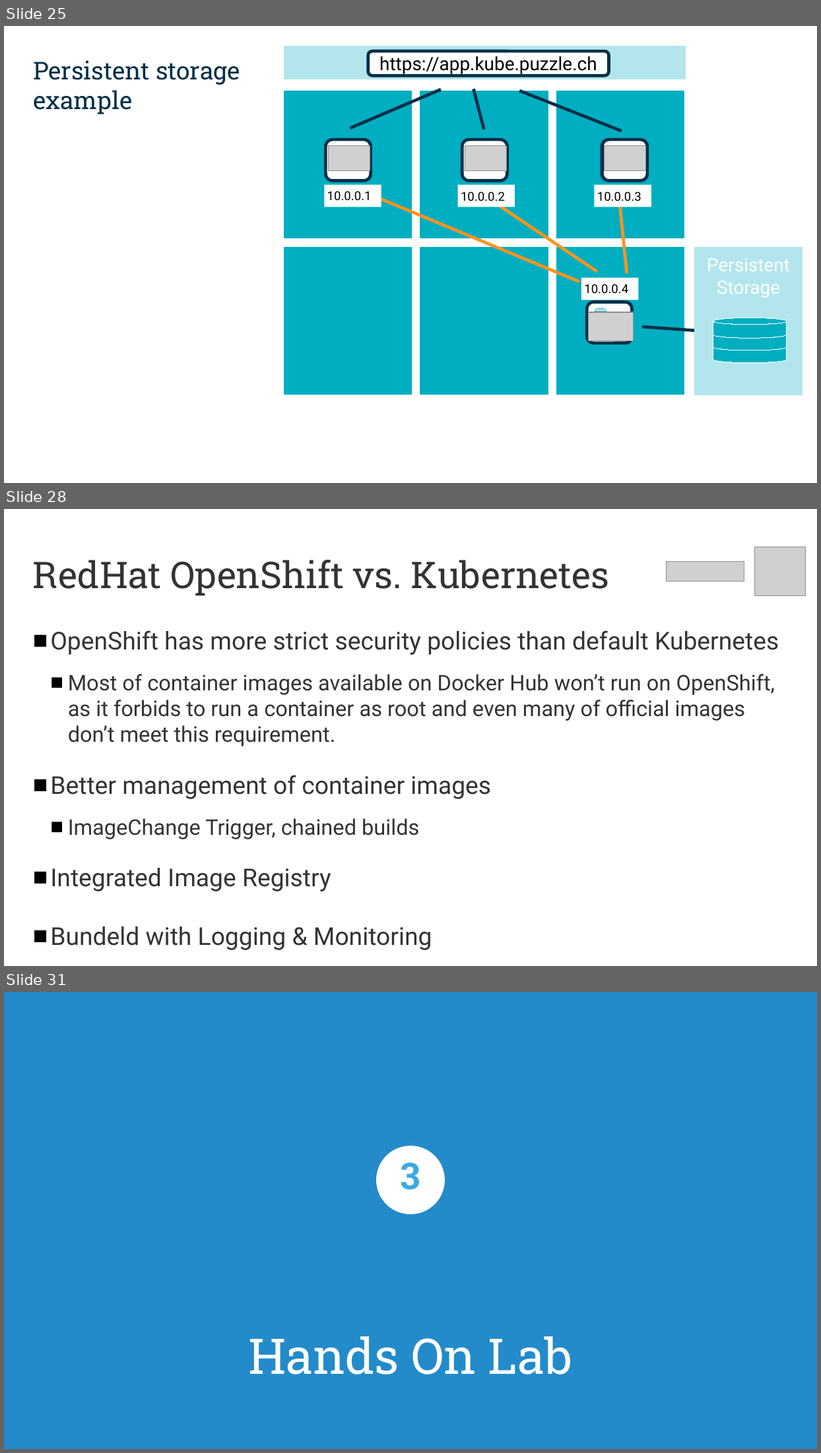
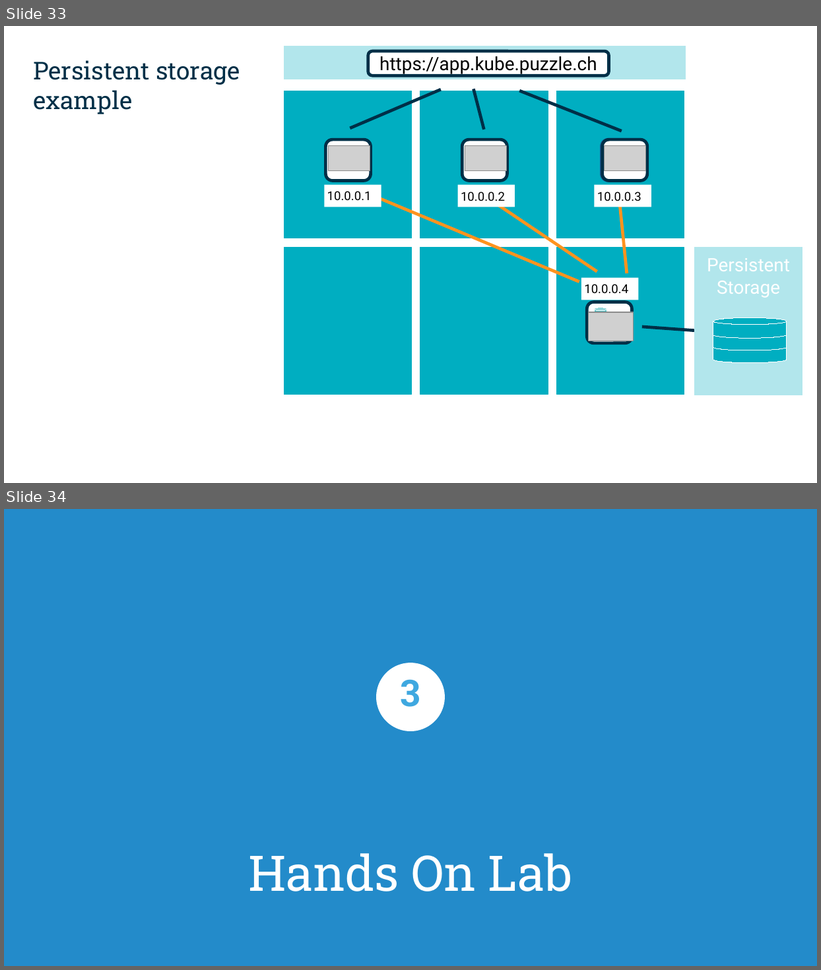
Before and after one commit to puzzle/kubernetes-techlab, a slide deck: presentation/introduction.odp. Shown one above the other, each under a label of ours: slides 25, 28 and 31 before the commit, slides 33 and 34 after it; the slides between them are not shown. The pictures are 821x1453 and 821x970 pixels, drawn with LibreOffice and Linux fonts; fonts in the diff are those of the drawing; grey boxes stand for pictures; background and template pictures are left out. Boxes give left, top, right and bottom in pixels: in the first picture for what was removed or moved away, otherwise in the second. Text is boxed around its words. In the diff, an @@ line names an element or a change of style, - is before the commit and + after.

```diff
--- a/presentation/introduction.odp
+++ b/presentation/introduction.odp
@@ slide 28 removed at (4,509,817,966), background #FFFFFF @@
@@ picture removed at (755,547,806,596) @@
@@ title removed at (33,560,610,596) @@
-RedHat OpenShift vs. Kubernetes
@@ picture removed at (667,561,745,582) @@
@@ text removed at (50,630,779,892) @@
-■ OpenShift has more strict security policies than default Kubernetes
-  ■ Most of container images available on Docker Hub won’t run on OpenShift, as it forbids to run a container as root and even many of official images don’t meet this requirement.
-■ Better management of container images
-  ■ ImageChange Trigger, chained builds
-■ Integrated Image Registry
-■ Bundeld with Logging & Monitoring
@@ what was slide 25 is now slide 33 @@
@@ what was slide 31 is now slide 34 @@
```
Also in this commit, not shown: 5 slides changed, 10 slides added, 11 other slides removed, 2 other files.
